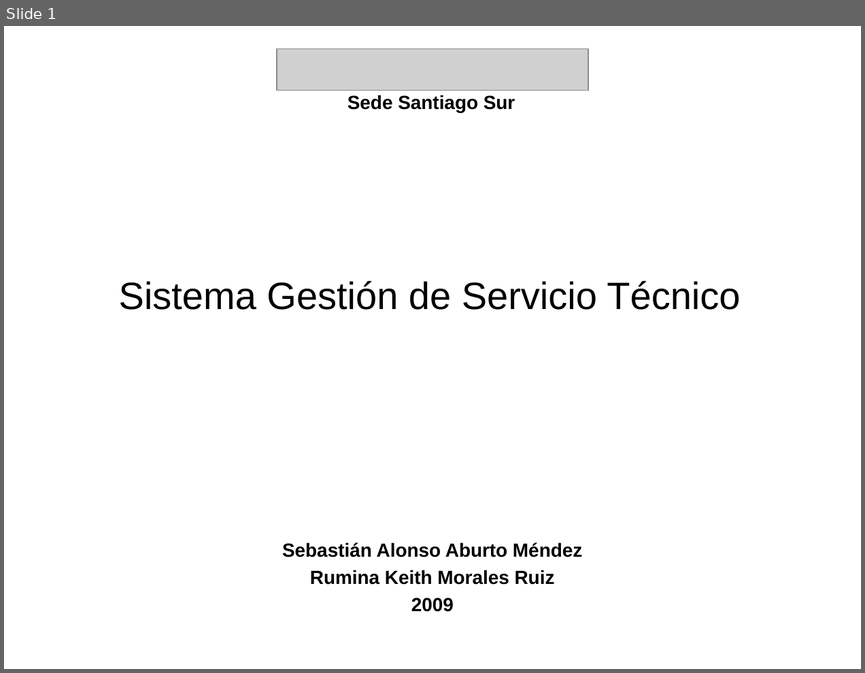
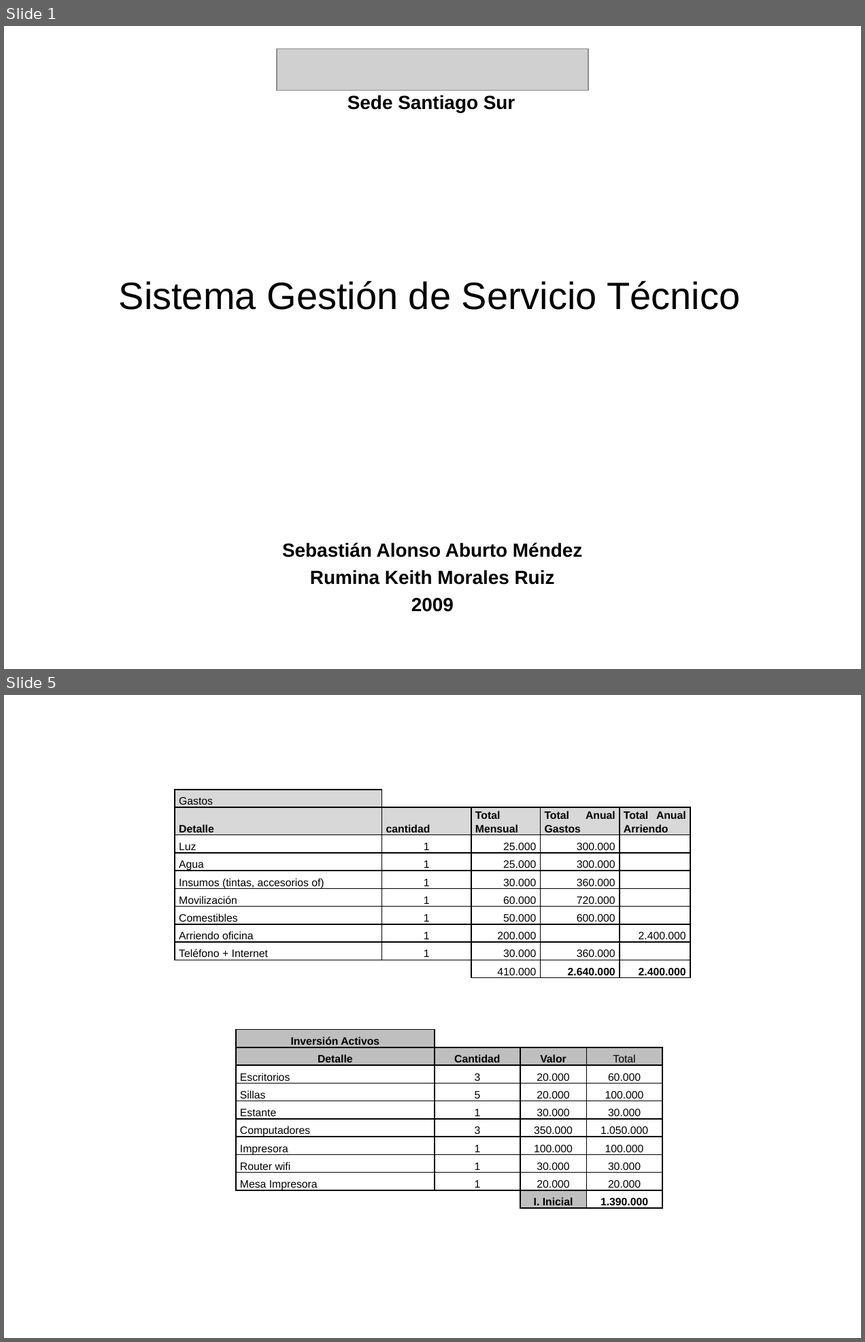
Before and after one commit to saburto/sigset, a slide deck: sigset/documentos/Documentos finales/PresentacionFlujocaja.pptx. Shown one above the other, each under a label of ours: slide 1 before the commit, slides 1 and 5 after it; the slides between them are not shown. The pictures are 865x673 and 865x1342 pixels, drawn with LibreOffice and Linux fonts; fonts in the diff are those of the drawing; grey boxes stand for pictures; background and template pictures are left out. Boxes give left, top, right and bottom in pixels: in the first picture for what was removed or moved away, otherwise in the second. Text is boxed around its words. In the diff, an @@ line names an element or a change of style, - is before the commit and + after.

```diff
--- a/sigset/documentos/Documentos finales/PresentacionFlujocaja.pptx
+++ b/sigset/documentos/Documentos finales/PresentacionFlujocaja.pptx
@@ slide 5 added at bbox=[4, 695, 861, 1338], background picture (left out) @@
@@ table added at bbox=[175, 790, 690, 981], 10 rows, 5 columns @@
+Gastos |  |  |  | 
+Detalle | cantidad | Total Mensual | Total Anual Gastos | Total Anual Arriendo
+Luz | 1 | 25.000 | 300.000 | 
+Agua | 1 | 25.000 | 300.000 | 
+Insumos (tintas, accesorios of) | 1 | 30.000 | 360.000 | 
+Movilización | 1 | 60.000 | 720.000 | 
+Comestibles | 1 | 50.000 | 600.000 | 
+Arriendo oficina | 1 | 200.000 |  | 2.400.000
+Teléfono + Internet | 1 | 30.000 | 360.000 | 
+ |  | 410.000 | 2.640.000 | 2.400.000
@@ table added at bbox=[215, 1029, 663, 1211], 10 rows, 5 columns @@
+ | Inversión Activos |  |  | 
+ | Detalle | Cantidad | Valor | Total
+ | Escritorios | 3 | 20.000 | 60.000
+ | Sillas | 5 | 20.000 | 100.000
+ | Estante | 1 | 30.000 | 30.000
+ | Computadores | 3 | 350.000 | 1.050.000
+ | Impresora | 1 | 100.000 | 100.000
+ | Router wifi | 1 | 30.000 | 30.000
+ | Mesa Impresora | 1 | 20.000 | 20.000
+ |  |  | I. Inicial | 1.390.000
```
Also in this commit, not shown: 6 other slides added, 1 slide removed, 1 other file.
